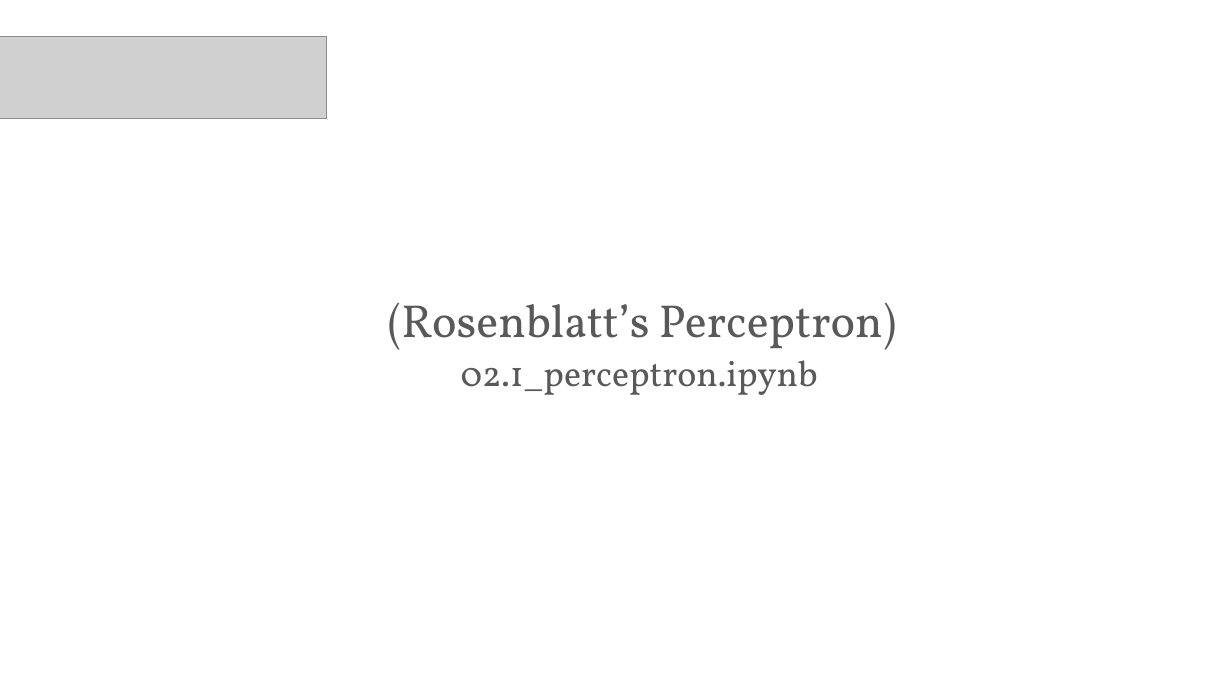
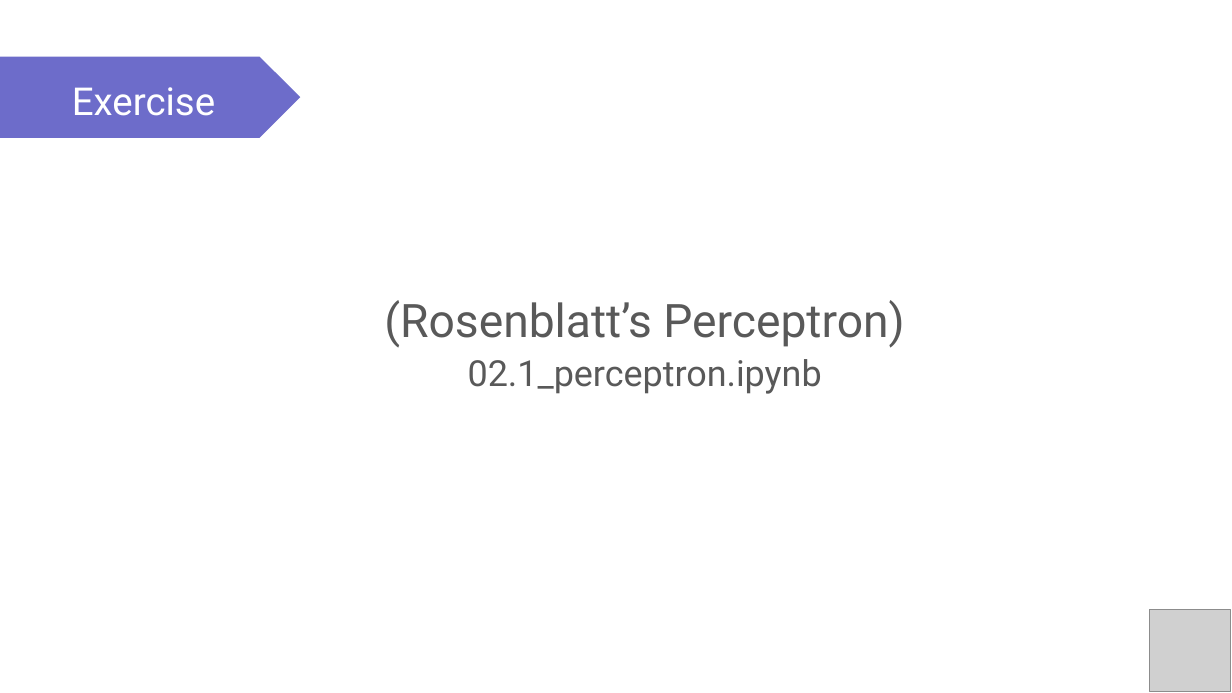
Before and after one commit to PracticumAI/deep_learning, a slide deck: slide 14 of presentations/02.2_activation_functions.pptx. Drawn at 1232x693 pixels with LibreOffice and Linux fonts; fonts in the diff are those of the drawing; grey boxes stand for pictures. Boxes give left, top, right and bottom in pixels: in the first picture for what was removed or moved away, otherwise in the second. Text is boxed around its words. In the diff, an @@ line names an element or a change of style, - is before the commit and + after.

```diff
--- a/presentations/02.2_activation_functions.pptx
+++ b/presentations/02.2_activation_functions.pptx
@@ picture removed at (0,37,327,118) @@
@@ pentagon arrow added at (0,56,300,138), fill #6D6CCA @@
@@ text added at (72,87,215,116), 30 pt, text #FFFFFF @@
+Exercise
@@ text "(Rosenblatt’s Perceptron) 02.1_perceptron.ipynb" at (384,300,904,394): font Vollkorn to Roboto @@
@@ picture added at (1150,610,1231,692) @@
```
Also in this commit, not shown: 10 other slides changed, 2 slides added, 2 slides removed, 3 other files.
